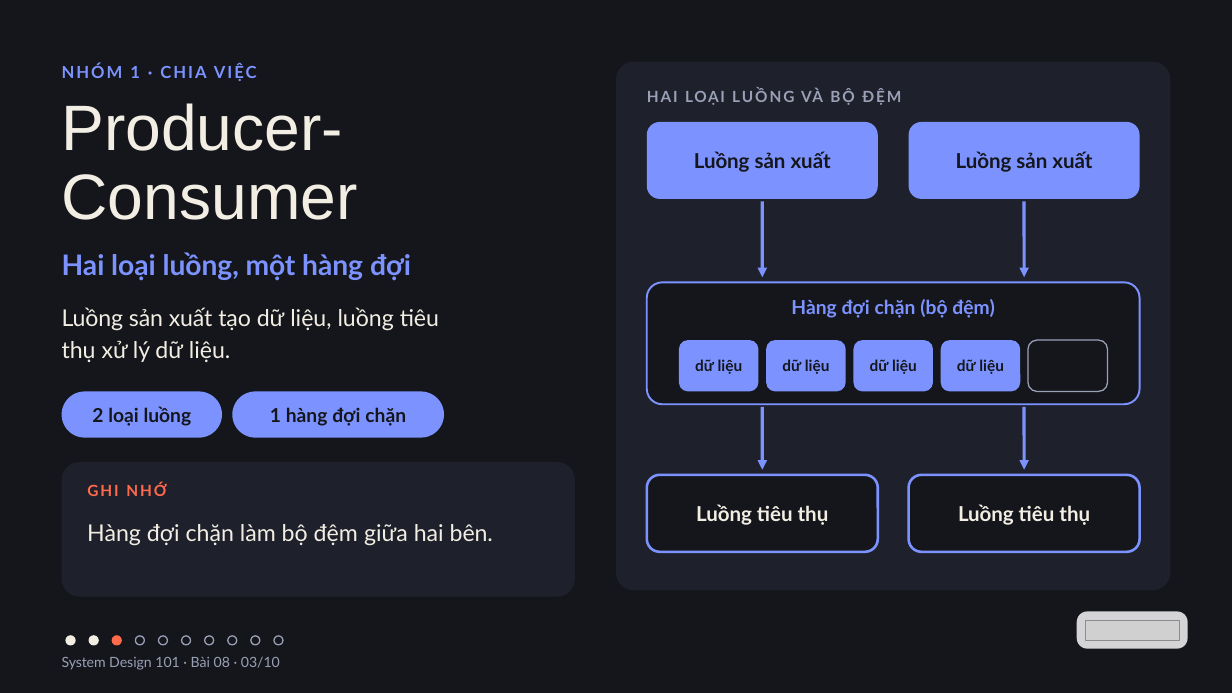
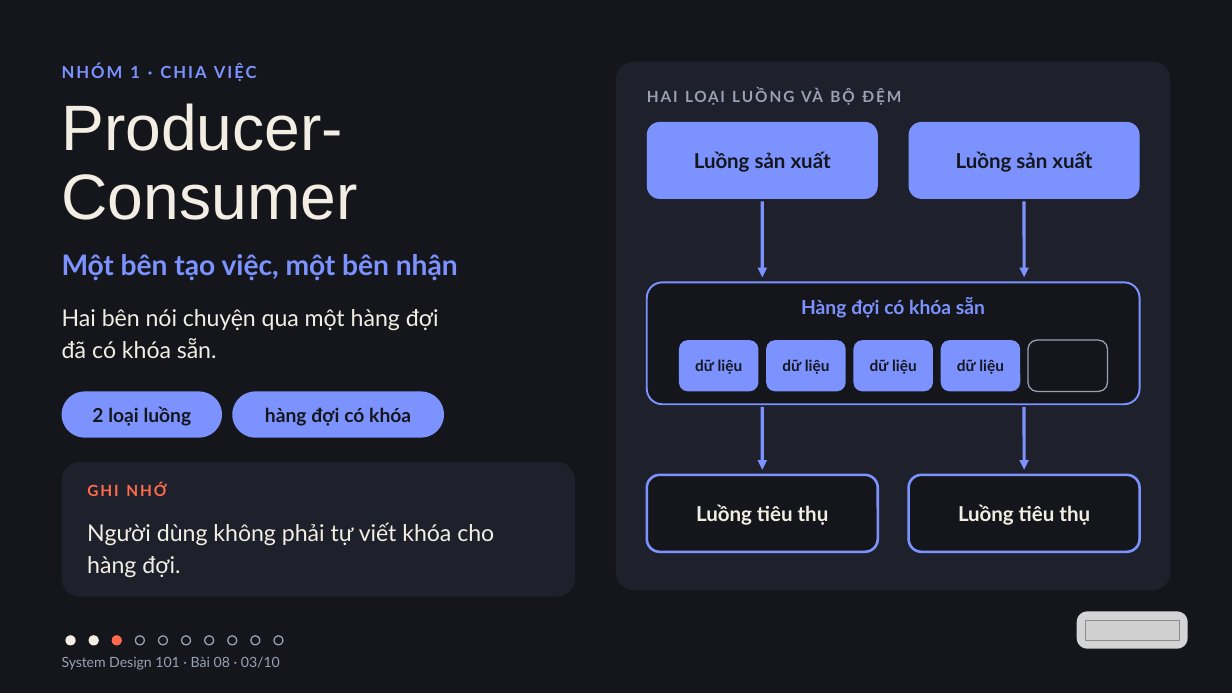
Before and after one commit to vohoailinh90/tool-marketing-studio, a slide deck: slide 3 of system-design-101/vi/lessons/sd-10-008/slides/sd-10-008.pptx. Drawn at 1232x693 pixels with LibreOffice and Linux fonts; fonts in the diff are those of the drawing; grey boxes stand for pictures. Boxes give left, top, right and bottom in pixels: in the first picture for what was removed or moved away, otherwise in the second. Text is boxed around its words. In the diff, an @@ line names an element or a change of style, - is before the commit and + after.

```diff
--- a/system-design-101/vi/lessons/sd-10-008/slides/sd-10-008.pptx
+++ b/system-design-101/vi/lessons/sd-10-008/slides/sd-10-008.pptx
@@ text at <box>62,254,458,280</box>: text changed @@
-Hai loại luồng, một hàng đợi
+Một bên tạo việc, một bên nhận
@@ text at <box>801,297,985,318</box>: text changed @@
-Hàng đợi chặn (bộ đệm)
+Hàng đợi có khóa sẵn
@@ text at <box>62,309,439,358</box>: text changed @@
-Luồng sản xuất tạo dữ liệu, luồng tiêu thụ xử lý dữ liệu.
+Hai bên nói chuyện qua một hàng đợi đã có khóa sẵn.
@@ text in rounded rectangle at <box>265,407,411,426</box>: text changed @@
-1 hàng đợi chặn
+hàng đợi có khóa
@@ text at <box>87,522,494,577</box>: text changed @@
-Hàng đợi chặn làm bộ đệm giữa hai bên.
+Người dùng không phải tự viết khóa cho hàng đợi.
```
Also in this commit, not shown: 6 other slides changed.
